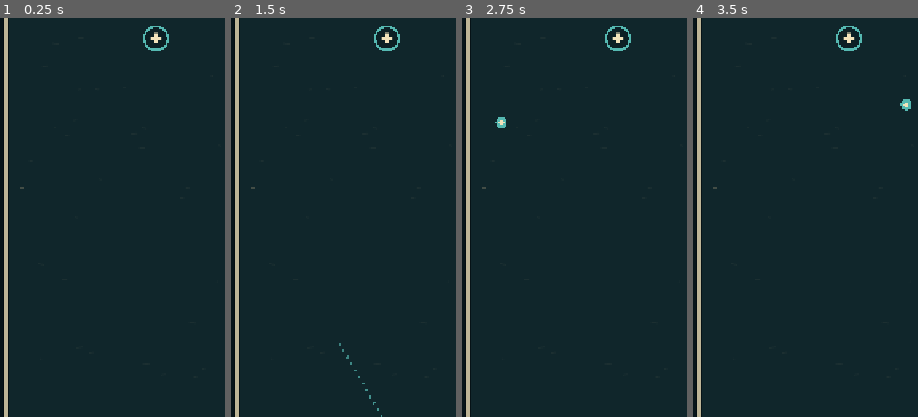
Above: before the commit, frames 1-4 (left to right).
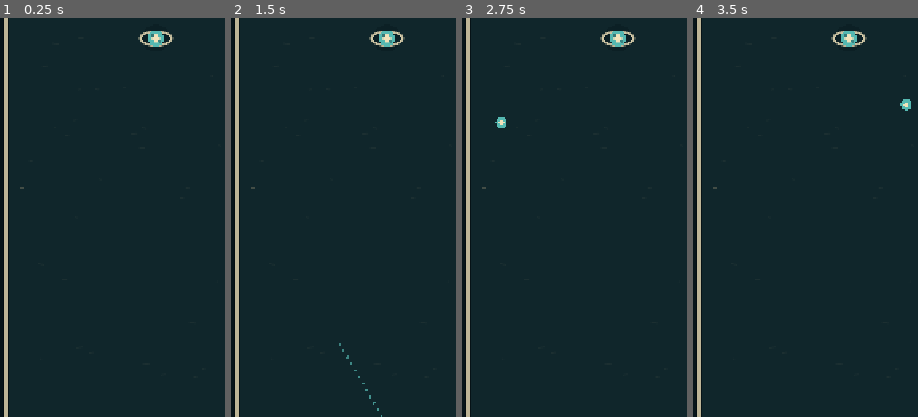
Above: after the commit, the same moments.

Repository: dfagaras/ryko-game
Game: Godot game, scene res://scenes/main.tscn
Two runs of this game, one before a commit and one after it. Both use one fixed random seed, a clock stepped at 60 frames per second and the inputs below.
Inputs (mouse positions are % of the whole screen's width and height, from its top left):
- Up to frame 1 (0.25 s): no input
- Up to frame 2 (1.5 s): tap Enter at 0.5 s; move the mouse to (72, 45) at 0.52 s; click (72, 45) at 0.67 s; tap Space at 1.25 s; drag from (30, 55) to (45, 70) at 1.27 s
- Up to frame 3 (2.75 s): move the mouse to (60, 28) at 2.02 s; click (60, 28) at 2.17 s
- Up to frame 4 (3.5 s): drag from (45, 70) to (20, 35) at 2.77 s
The pictures show only the part of the screen within x 3-53%, y 22-72%; the shares and areas given below are measured in that part.

The runs differ from the first frame. In frame 1, 0.5% of the frame differs, in the area x 61-78%, y 2-9%; in frame 2, 0.5%; in frame 3, 0.5%; in frame 4, 0.5%.

Commit message:
feat: add cosmic notebook glyphs for blocks and powers

Diff:
--- a/scripts/main.gd
+++ b/scripts/main.gd
@@ -1448,26 +1448,22 @@
 			if is_dense:
 				var inner_border := rect.grow(-(BLOCK_OUTLINE_WIDTH + 7.0))
 				draw_rect(inner_border, Color(CREAM, 0.72), false, 2.5, true)
-				for marker_x in [-1.0, 1.0]:
-					draw_colored_polygon(PackedVector2Array([
-						center + Vector2(marker_x * 18.0, -30.0),
-						center + Vector2(marker_x * 12.0, -24.0),
-						center + Vector2(marker_x * 18.0, -18.0),
-						center + Vector2(marker_x * 24.0, -24.0)
-					]), Color(CREAM, 0.78))
-				label_center.y += 5.0
+				var twin_center := center + Vector2(0.0, -21.0)
+				_draw_ellipse(twin_center, Vector2(27.0, 10.0), Color(CREAM, 0.72), 2.0, 28)
+				draw_line(twin_center + Vector2(-8.0, 0.0), twin_center + Vector2(8.0, 0.0), Color(CREAM, 0.58), 2.0, true)
+				for core_offset in [-13.0, 13.0]:
+					draw_circle(twin_center + Vector2(core_offset, 0.0), 7.0, AQUA)
+					draw_circle(twin_center + Vector2(core_offset, 0.0), 2.5, CREAM)
+				label_center.y += 15.0
 			elif is_regenerative:
-				draw_arc(center, 29.0, -PI * 0.82, PI * 0.18, 22, Color(CREAM, 0.58), 2.0, true)
-				draw_arc(center, 29.0, PI * 0.18, PI * 1.18, 22, Color(CREAM, 0.32), 2.0, true)
-				for marker in [Vector2(-25.0, -25.0), Vector2(25.0, -25.0), Vector2(-25.0, 25.0), Vector2(25.0, 25.0)]:
-					draw_circle(center + marker, 3.0, Color(CREAM, 0.64))
+				_draw_regeneration_orbit(center, Color(CREAM, 0.68))
 			elif is_black_hole:
+				draw_arc(center, 25.0, -PI * 0.10, PI * 1.38, 28, Color(CORAL, 0.72), 3.0, true)
+				draw_arc(center, 17.0, PI * 0.48, PI * 1.92, 24, Color(VOID_PURPLE, 0.88), 3.0, true)
 				_draw_black_hole_sides(rect, item.get("absorbing_sides", []))
 			elif is_phase:
-				var phase_mark_color := Color(CREAM, 0.62 * phase_alpha)
-				for offset in [-25.0, 0.0, 25.0]:
-					draw_circle(center + Vector2(offset, -30.0), 2.5, phase_mark_color)
-					draw_circle(center + Vector2(offset, 30.0), 2.5, phase_mark_color)
+				_draw_phase_emblem(center + Vector2(0.0, -21.0), phase_alpha)
+				label_center.y += 13.0
 		else:
 			var local_points := _triangle_local_points(String(item["orientation"]))
 			var points := PackedVector2Array()
@@ -1492,36 +1488,39 @@
 				triangle_fill.lerp(CREAM, hit_flash_ratio * 0.32)
 			)
 			if is_phase:
-				for marker_index in range(3):
-					var marker_position := center + local_points[marker_index].lerp(centroid, 0.30)
-					draw_circle(marker_position, 2.7, Color(CREAM, 0.58 * phase_alpha))
+				_draw_phase_emblem(label_center + Vector2(0.0, -17.0), phase_alpha, 0.72)
+				label_center.y += 8.0
 		_draw_centered_label(hp, label_center, 24, label_color)
 
 
 func _draw_black_hole_sides(rect: Rect2, absorbing_sides: Array) -> void:
 	var center := rect.get_center()
-	var half_segment := 22.0
 	for side_value in absorbing_sides:
 		var side := String(side_value)
-		var start := Vector2.ZERO
-		var end := Vector2.ZERO
+		var arrow_tip := Vector2.ZERO
+		var inward := Vector2.ZERO
 		match side:
 			"left":
-				start = Vector2(rect.position.x + 8.0, center.y - half_segment)
-				end = Vector2(rect.position.x + 8.0, center.y + half_segment)
+				arrow_tip = Vector2(rect.position.x + 16.0, center.y)
+				inward = Vector2.RIGHT
 			"right":
-				start = Vector2(rect.end.x - 8.0, center.y - half_segment)
-				end = Vector2(rect.end.x - 8.0, center.y + half_segment)
+				arrow_tip = Vector2(rect.end.x - 16.0, center.y)
+				inward = Vector2.LEFT
 			"top":
-				start = Vector2(center.x - half_segment, rect.position.y + 8.0)
-				end = Vector2(center.x + half_segment, rect.position.y + 8.0)
+				arrow_tip = Vector2(center.x, rect.position.y + 16.0)
+				inward = Vector2.DOWN
 			"bottom":
-				start = Vector2(center.x - half_segment, rect.end.y - 8.0)
-				end = Vector2(center.x + half_segment, rect.end.y - 8.0)
+				arrow_tip = Vector2(center.x, rect.end.y - 16.0)
+				inward = Vector2.UP
 			_:
 				continue
-		draw_line(start, end, VOID_PURPLE, 10.0, true)
-		draw_line(start, end, VOID_DARK, 5.0, true)
+		var side_vector := inward.rotated(PI * 0.5)
+		draw_colored_polygon(PackedVector2Array([
+			arrow_tip + inward * 8.0,
+			arrow_tip - inward * 4.0 + side_vector * 6.0,
+			arrow_tip - inward * 4.0 - side_vector * 6.0
+		]), CORAL)
+		draw_circle(arrow_tip - inward * 10.0, 2.5, Color(CREAM, 0.62))
 
 
 func _draw_recall_button() -> void:
@@ -1545,15 +1544,58 @@
 	draw_string(fallback_font, baseline, text, HORIZONTAL_ALIGNMENT_LEFT, -1, font_size, color)
 
 
+func _draw_ellipse(center: Vector2, radii: Vector2, color: Color, width: float, segments: int = 32) -> void:
+	for index in range(segments):
+		var first_angle := TAU * float(index) / float(segments)
+		var second_angle := TAU * float(index + 1) / float(segments)
+		var first := center + Vector2(cos(first_angle) * radii.x, sin(first_angle) * radii.y)
+		var second := center + Vector2(cos(second_angle) * radii.x, sin(second_angle) * radii.y)
+		draw_line(first, second, color, width, true)
+
+
+func _draw_regeneration_orbit(center: Vector2, color: Color) -> void:
+	for segment_index in range(3):
+		var start_angle := -PI * 0.5 + TAU * float(segment_index) / 3.0
+		var end_angle := start_angle + PI * 0.48
+		draw_arc(center, 29.0, start_angle, end_angle, 14, color, 2.5, true)
+		var endpoint := center + Vector2(cos(end_angle), sin(end_angle)) * 29.0
+		var tangent := Vector2(-sin(end_angle), cos(end_angle))
+		var side := tangent.rotated(PI * 0.5)
+		draw_colored_polygon(PackedVector2Array([
+			endpoint + tangent * 4.5,
+			endpoint - tangent * 3.5 + side * 3.5,
+			endpoint - tangent * 3.5 - side * 3.5
+		]), color)
+	draw_circle(center, 5.0, Color(AMBER, 0.72))
+
+
+func _draw_phase_emblem(center: Vector2, alpha: float, scale: float = 1.0) -> void:
+	var radius := 10.0 * scale
+	var left_color := Color(PHASE_BLUE, 0.78 * alpha)
+	var right_color := Color(AQUA, 0.68 * alpha)
+	draw_circle(center, radius, left_color)
+	var right_half := PackedVector2Array([center])
+	for index in range(9):
+		var angle := -PI * 0.5 + PI * float(index) / 8.0
+		right_half.append(center + Vector2(cos(angle), sin(angle)) * radius)
+	draw_colored_polygon(right_half, right_color)
+	draw_line(center + Vector2(0.0, -radius), center + Vector2(0.0, radius), Color(CREAM, 0.72 * alpha), 1.5, true)
+	draw_arc(center, radius + 5.0, -PI * 0.44, PI * 0.22, 10, Color(CREAM, 0.68 * alpha), 2.0, true)
+	draw_arc(center, radius + 5.0, PI * 0.56, PI * 1.22, 10, Color(CREAM, 0.68 * alpha), 2.0, true)
+
+
 func _draw_pickups() -> void:
 	for pickup in pickups:
 		if bool(pickup["collected"]):
 			continue
 		var center: Vector2 = pickup["position"]
-		draw_circle(center, PICKUP_RADIUS, Color(PANEL, 0.9))
-		draw_arc(center, PICKUP_RADIUS, 0.0, TAU, 32, AQUA, 4.0)
-		draw_line(center + Vector2(-8, 0), center + Vector2(8, 0), CREAM, 4.0, true)
-		draw_line(center + Vector2(0, -8), center + Vector2(0, 8), CREAM, 4.0, true)
+		draw_circle(center, PICKUP_RADIUS + 3.0, Color(PANEL, 0.92))
+		_draw_ellipse(center, Vector2(25.0, 11.0), Color(CREAM, 0.76), 2.5, 30)
+		draw_circle(center, 13.0, AQUA)
+		draw_circle(center + Vector2(-5.0, -5.0), 2.0, Color(PANEL, 0.42))
+		draw_circle(center + Vector2(6.0, 5.0), 2.5, Color(PANEL, 0.34))
+		draw_line(center + Vector2(-6.0, 0.0), center + Vector2(6.0, 0.0), CREAM, 3.5, true)
+		draw_line(center + Vector2(0.0, -6.0), center + Vector2(0.0, 6.0), CREAM, 3.5, true)
 
 
 func _draw_ion_powers() -> void:
@@ -1561,44 +1603,40 @@
 		var center: Vector2 = power["position"]
 		var color := CORAL if bool(power["activated"]) else ION_BLUE
 		var orientation := String(power["orientation"])
-		draw_circle(center, ION_BEAM_RADIUS, Color(PANEL, 0.92))
-		draw_arc(center, ION_BEAM_RADIUS, 0.0, TAU, 32, color, 4.0, true)
-		if orientation == "vertical":
-			draw_line(center + Vector2(0.0, -12.0), center + Vector2(0.0, 12.0), color, 5.0, true)
+		draw_circle(center, ION_BEAM_RADIUS + 2.0, Color(PANEL, 0.94))
+		draw_arc(center, 18.0, -PI * 0.42, PI * 0.42, 16, Color(CREAM, 0.72), 2.5, true)
+		draw_arc(center, 18.0, PI * 0.58, PI * 1.42, 16, Color(CREAM, 0.72), 2.5, true)
+		draw_circle(center, 8.0, Color(PHASE_BLUE, 0.72))
+		var beam_direction := Vector2.DOWN if orientation == "vertical" else Vector2.RIGHT
+		var beam_side := beam_direction.rotated(PI * 0.5)
+		draw_line(center - beam_direction * 24.0, center + beam_direction * 24.0, Color(PANEL, 0.96), 8.0, true)
+		draw_line(center - beam_direction * 24.0, center + beam_direction * 24.0, color, 4.0, true)
+		for sign_value: float in [-1.0, 1.0]:
+			var tip: Vector2 = center + beam_direction * 27.0 * sign_value
+			var backward: Vector2 = -beam_direction * sign_value
 			draw_colored_polygon(PackedVector2Array([
-				center + Vector2(0.0, -16.0),
-				center + Vector2(-6.0, -8.0),
-				center + Vector2(6.0, -8.0)
+				tip,
+				tip + backward * 8.0 + beam_side * 5.0,
+				tip + backward * 8.0 - beam_side * 5.0
 			]), color)
-			draw_colored_polygon(PackedVector2Array([
-				center + Vector2(0.0, 16.0),
-				center + Vector2(-6.0, 8.0),
-				center + Vector2(6.0, 8.0)
-			]), color)
-		else:
-			draw_line(center + Vector2(-12.0, 0.0), center + Vector2(12.0, 0.0), color, 5.0, true)
-			draw_colored_polygon(PackedVector2Array([
-				center + Vector2(-16.0, 0.0),
-				center + Vector2(-8.0, -6.0),
-				center + Vector2(-8.0, 6.0)
-			]), color)
-			draw_colored_polygon(PackedVector2Array([
-				center + Vector2(16.0, 0.0),
-				center + Vector2(8.0, -6.0),
-				center + Vector2(8.0, 6.0)
-			]), color)
+		draw_circle(center, 3.5, CREAM)
 
 
 func _draw_ghost_cores() -> void:
 	for core in ghost_cores:
 		var center: Vector2 = core["position"]
 		var color := Color(CORAL, 0.82) if bool(core["activated"]) else GHOST_PURPLE
-		draw_circle(center, GHOST_CORE_RADIUS, Color(PANEL, 0.90))
+		draw_circle(center, GHOST_CORE_RADIUS + 2.0, Color(PANEL, 0.92))
 		# Two concentric broken rings with opposite openings read as a deliberate
 		# portal; sharing the exact center prevents a false misalignment.
-		draw_arc(center, 15.0, -PI * 0.82, PI * 0.28, 22, color, 4.0, true)
-		draw_arc(center, 10.0, PI * 0.18, PI * 1.24, 18, Color(CREAM, 0.82), 3.0, true)
-		draw_circle(center, 3.0, color)
+		draw_arc(center, 17.0, -PI * 0.82, PI * 0.28, 22, color, 3.5, true)
+		draw_arc(center, 11.0, PI * 0.18, PI * 1.24, 18, Color(CREAM, 0.82), 2.5, true)
+		draw_colored_polygon(PackedVector2Array([
+			center + Vector2(0.0, -6.0),
+			center + Vector2(6.0, 0.0),
+			center + Vector2(0.0, 6.0),
+			center + Vector2(-6.0, 0.0)
+		]), Color(AQUA, 0.84))
 
 
 func _draw_supernova_cores() -> void:
@@ -1607,16 +1645,17 @@
 		var center: Vector2 = core["position"]
 		var is_exhausted := remaining <= 0
 		var core_color := Color(MUTED, 0.72) if is_exhausted else NOVA_RED
-		draw_circle(center, SUPERNOVA_CORE_RADIUS, Color(PANEL, 0.94))
-		draw_arc(center, 18.0, -PI * 0.18, PI * 1.32, 28, core_color, 3.0, true)
-		draw_arc(center, 13.0, PI * 0.42, PI * 1.86, 24, NOVA_ORANGE if not is_exhausted else MUTED, 2.0, true)
+		draw_circle(center, SUPERNOVA_CORE_RADIUS + 2.0, Color(PANEL, 0.94))
+		draw_arc(center, 21.0, -PI * 0.40, PI * 0.38, 18, NOVA_ORANGE if not is_exhausted else MUTED, 2.5, true)
+		draw_arc(center, 21.0, PI * 0.60, PI * 1.38, 18, NOVA_ORANGE if not is_exhausted else MUTED, 2.5, true)
 
 		var star_points := PackedVector2Array()
-		for index in range(12):
-			var angle := -PI * 0.5 + TAU * float(index) / 12.0
-			var radius := 8.0 if index % 2 == 0 else 4.5
+		for index in range(16):
+			var angle := -PI * 0.5 + TAU * float(index) / 16.0
+			var radius := 15.0 if index % 2 == 0 else 7.0
 			star_points.append(center + Vector2(cos(angle), sin(angle)) * radius)
 		draw_colored_polygon(star_points, core_color)
+		draw_circle(center, 8.0, Color(NOVA_ORANGE, 0.92) if not is_exhausted else Color(MUTED, 0.82))
 		_draw_centered_label(str(remaining), center, 12, CREAM)
 
 		var pulse_progress := clampf(
